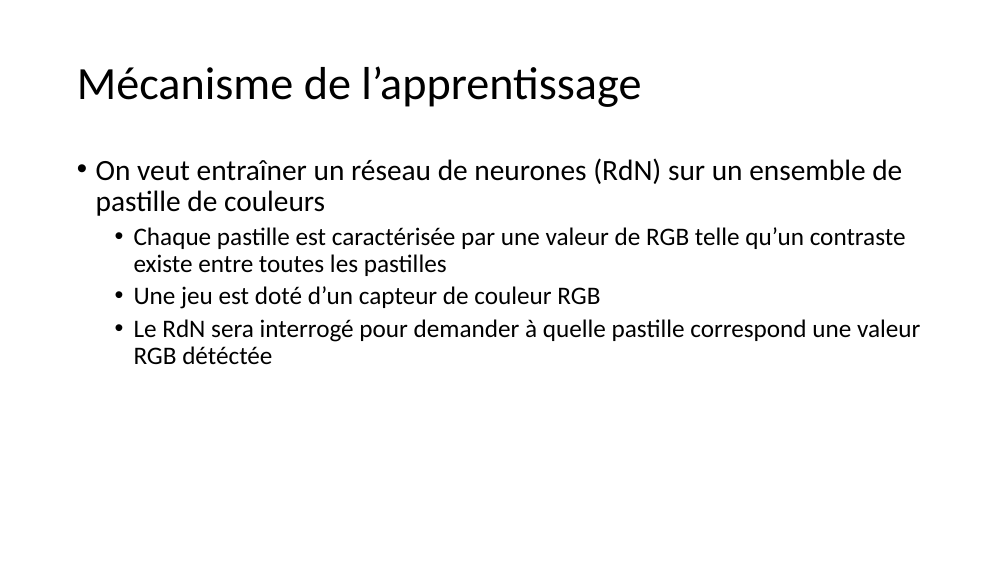
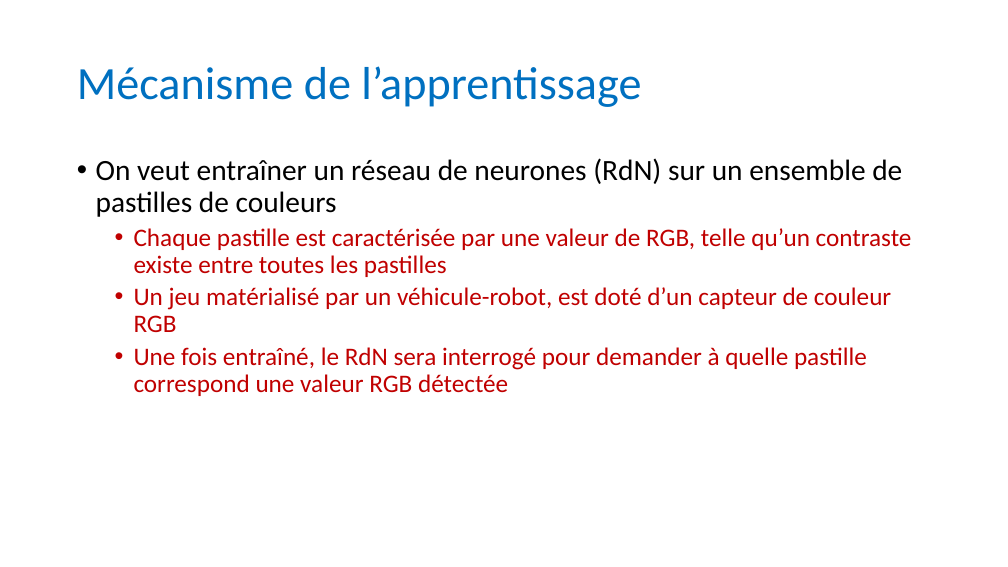
Before and after one commit to anumby-source/RobotServiceJeunesse2023, a slide deck: slide 2 of TCS34725/Apprentissage pour Les pastilles.pptx. Drawn at 1008x567 pixels with LibreOffice and Linux fonts; fonts in the diff are those of the drawing. Boxes give left, top, right and bottom in pixels: in the first picture for what was removed or moved away, otherwise in the second. Text is boxed around its words. In the diff, an @@ line names an element or a change of style, - is before the commit and + after.

Commit message:
Deuxième version de la présentation pédagogique sur le Réseau de Neurones tuile.py> dessin des tuiles qwirqle en python

```diff
--- a/TCS34725/Apprentissage pour Les pastilles.pptx
+++ b/TCS34725/Apprentissage pour Les pastilles.pptx
@@ title "Mécanisme de l’apprentissage" at box(77, 66, 641, 107): text colour #000000 to #0070C0 @@
@@ text at box(96, 158, 912, 396): text changed; text colour #000000 to #C00000 @@
-• On veut entraîner un réseau de neurones (RdN) sur un ensemble de pastille de couleurs
-  • Chaque pastille est caractérisée par une valeur de RGB telle qu’un contraste existe entre toutes les pastilles
-  • Une jeu est doté d’un capteur de couleur RGB
-  • Le RdN sera interrogé pour demander à quelle pastille correspond une valeur RGB détéctée
+• On veut entraîner un réseau de neurones (RdN) sur un ensemble de pastilles de couleurs
+  • Chaque pastille est caractérisée par une valeur de RGB, telle qu’un contraste existe entre toutes les pastilles
+  • Un jeu matérialisé par un véhicule-robot, est doté d’un capteur de couleur RGB
+  • Une fois entraîné, le RdN sera interrogé pour demander à quelle pastille correspond une valeur RGB détectée
```
Also in this commit, not shown: 10 other slides changed, 3 slides added, 1 other file.
